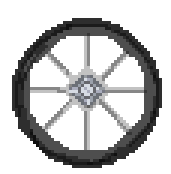
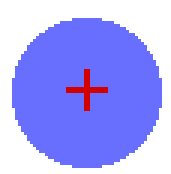
The second w=171, h=174 image is a revision of the first. Changes to its layers:
renamed "Group 1" to "tire2", hid the group it (6 layers) over left=12, top=18, right=162, bottom=168
moved "Layer 5" into group "bike tire" over left=12, top=18, right=162, bottom=168
moved "Layer 2" into group "bike tire" over left=12, top=18, right=162, bottom=168
moved "Layer 4" into group "bike tire" over left=27, top=27, right=159, bottom=156
moved "Layer 1" into group "bike tire" over left=27, top=33, right=153, bottom=159
added layer "centre-point" above "refined-wheel-template" over left=66, top=69, right=108, bottom=111
added layer "refined-wheel-template" above "Layer 0 copy" over left=12, top=18, right=162, bottom=168
